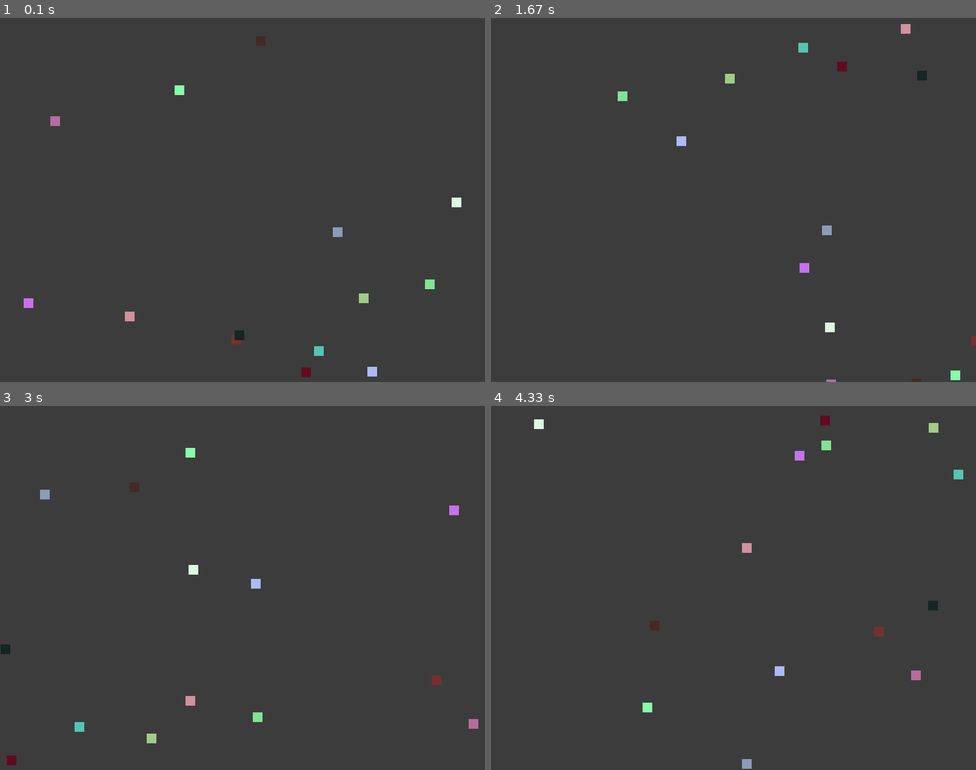
Above: before the commit, frames 1-4 (two rows, left to right).
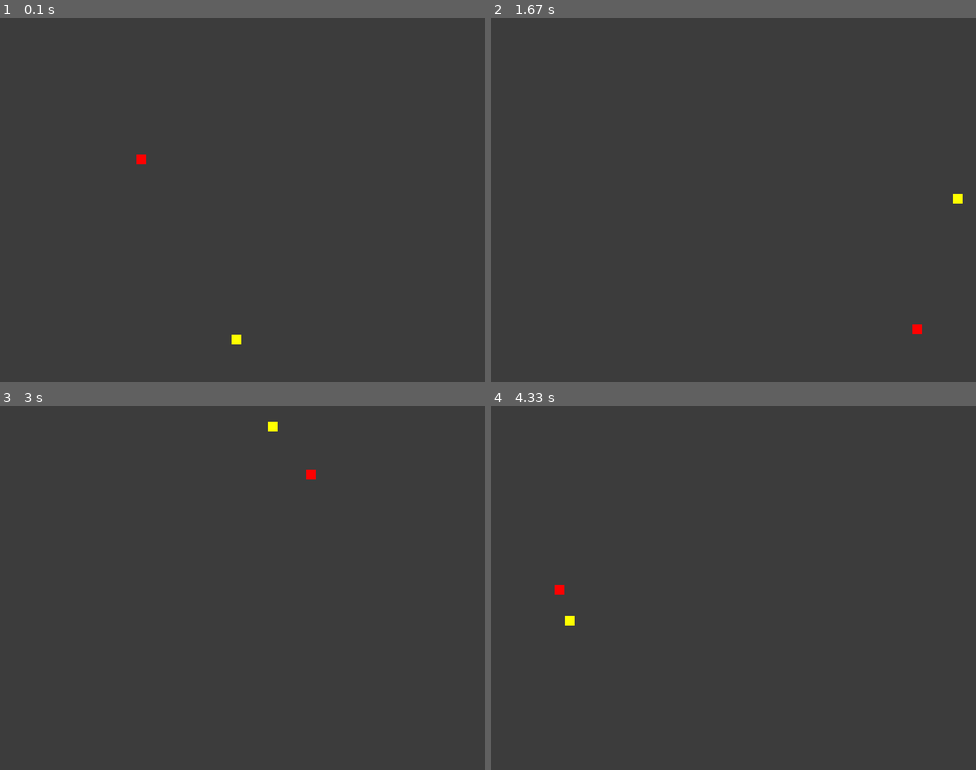
Above: after the commit, the same moments.

Repository: ssieiro/kata03_Juegopygame
Game: pygame game, started from main.py
The game is run twice, just before and just after one commit, with the same random seed, the same clock (stepped at 60 frames per second) and the same inputs.
Inputs:
- Up to frame 1 (0.1 s): no input
- Up to frame 2 (1.67 s): no input
- Up to frame 3 (3 s): no input
- Up to frame 4 (4.33 s): no input

The runs differ from the first frame. In frame 1, 0.7% of the frame differs, in the area x 4-96%, y 18-99%; in frame 2, 0.7%; in frame 3, 0.8%, in the area x 0-99%, y 4-99%; in frame 4, 0.8%.

Commit message:
prueba para subir

Diff:
--- a/main.py
+++ b/main.py
@@ -34,6 +34,17 @@
         self.x += self.dirx
         self.y += self.diry
 
+    def comprobarChoque(self, candidata):
+        choqueX = candidata.x >= self.x and candidata.x <= self.x+16 or \
+            candidata.x+16 >= self.x and candidata.x+16 <= self.x+16
+        choqueY = candidata.y >= self.y and candidata.y <= self.y+16 or \
+            candidata.y+16 >= self.y and candidata.y+16 <= self.y+16
+
+        if choqueX and choqueY:
+            self.dirx = self.dirx * -1
+
+        # Como es una condición devuelve True o False por lo que no hace falta hacer un if
+
 class Game:
     clock = pg.time.Clock()
 
@@ -44,17 +55,17 @@
         self.screen.fill((60, 60, 60))
         self.display.set_caption('Mi juego')
 
-        self.balls = []
+        self.ball1 = Ball()
+        self.ball1.setColor((255,0,0))
+        self.ball1.x = random.randrange(800)
+        self.ball1.y = random.randrange(600)
+        self.ball1.velocidad = random.randrange(4, 9)
 
-        for i in range(random.randrange(5,15)):
-            b = Ball()
-            b.setColor((random.randrange(256), random.randrange(256), random.randrange(256)))
-            b.x = random.randrange(800)
-            b.y = random.randrange(600)
-            b.velocidad = random.randrange(10)
-
-            self.balls.append(b)
-
+        self.ball2 = Ball()
+        self.ball2.setColor((255,255,0))
+        self.ball2.x = random.randrange(800)
+        self.ball2.y = random.randrange(600)
+        self.ball2.velocidad = random.randrange(4, 9)
 
     def start(self):
         while True:
@@ -66,14 +77,19 @@
                     sys.exit()
 
             #Modifica la posición de ball
-            for ball in self.balls:
-                ball.avanza()
+            self.ball1.avanza()
+            self.ball2.avanza()
+
+            self.ball1.comprobarChoque(self.ball2)
+            self.ball2.comprobarChoque(self.ball1)
 
             #Pintar los sprites en screen
             self.screen.fill((60,60,60))
 
-            for ball in self.balls:
-                self.screen.blit(ball, (ball.x, ball.y))
+            # blit coloca la bola en la pantalla en la posición que le demos
+
+            self.screen.blit(self.ball1, (self.ball1.x, self.ball1.y))
+            self.screen.blit(self.ball2, (self.ball2.x, self.ball2.y))
 
             self.display.flip()
 
